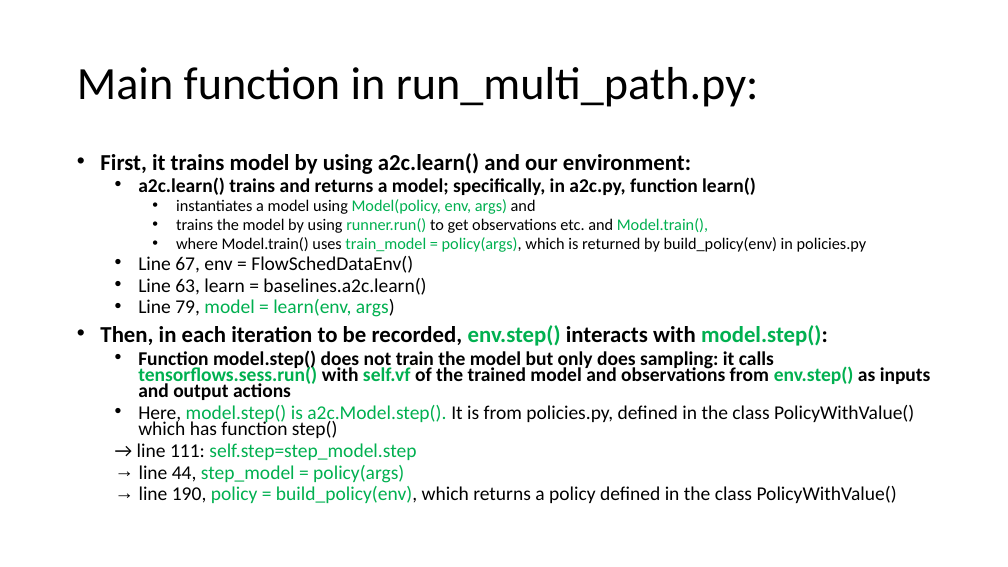
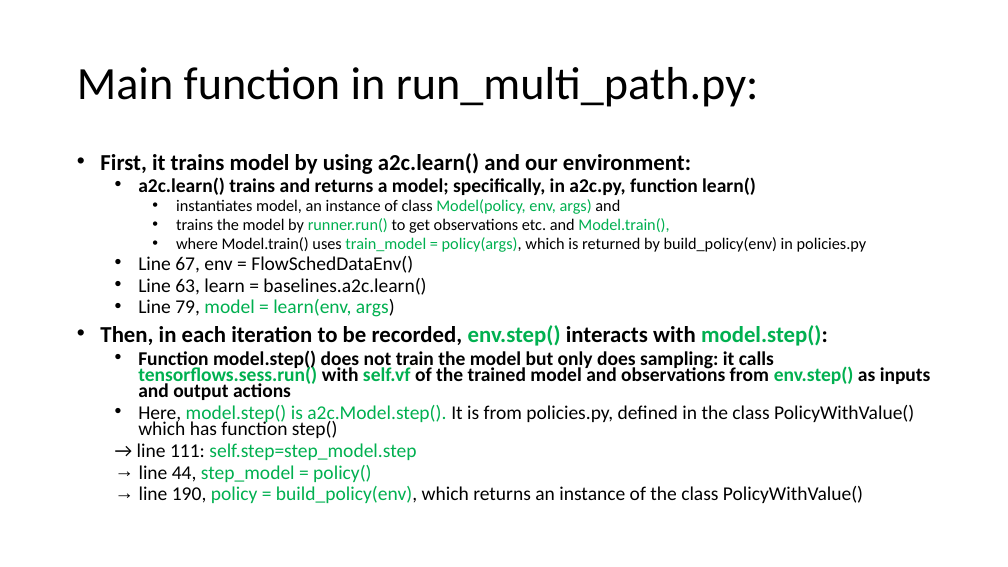
Before and after one commit to tj-kim/gym-flowsched, a slide deck: slide 2 of documentations/codeflow_asm.pptx. Drawn at 1008x567 pixels with LibreOffice and Linux fonts; fonts in the diff are those of the drawing. Boxes give left, top, right and bottom in pixels: in the first picture for what was removed or moved away, otherwise in the second. Text is boxed around its words. In the diff, an @@ line names an element or a change of style, - is before the commit and + after.

```diff
--- a/documentations/codeflow_asm.pptx
+++ b/documentations/codeflow_asm.pptx
@@ text at box(176, 199, 669, 233): text changed @@
-    • instantiates a model using Model(policy, env, args) and
-    • trains the model by using runner.run() to get observations etc. and Model.train(),
+    • instantiates model, an instance of class Model(policy, env, args) and
+    • trains the model by runner.run() to get observations etc. and Model.train(),
@@ text at box(139, 465, 863, 503): text changed @@
-  → line 44, step_model = policy(args)
-  → line 190, policy = build_policy(env), which returns a policy defined in the class PolicyWithValue()
+  → line 44, step_model = policy()
+  → line 190, policy = build_policy(env), which returns an instance of the class PolicyWithValue()
```
Also in this commit, not shown: 16 other files.
